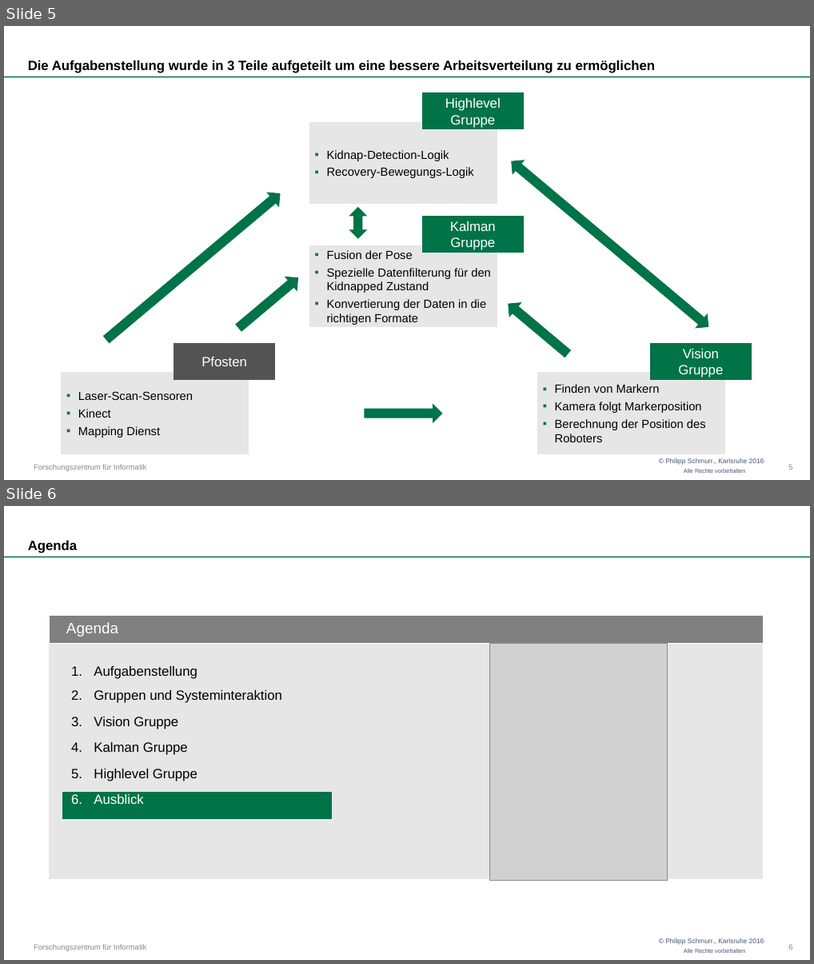
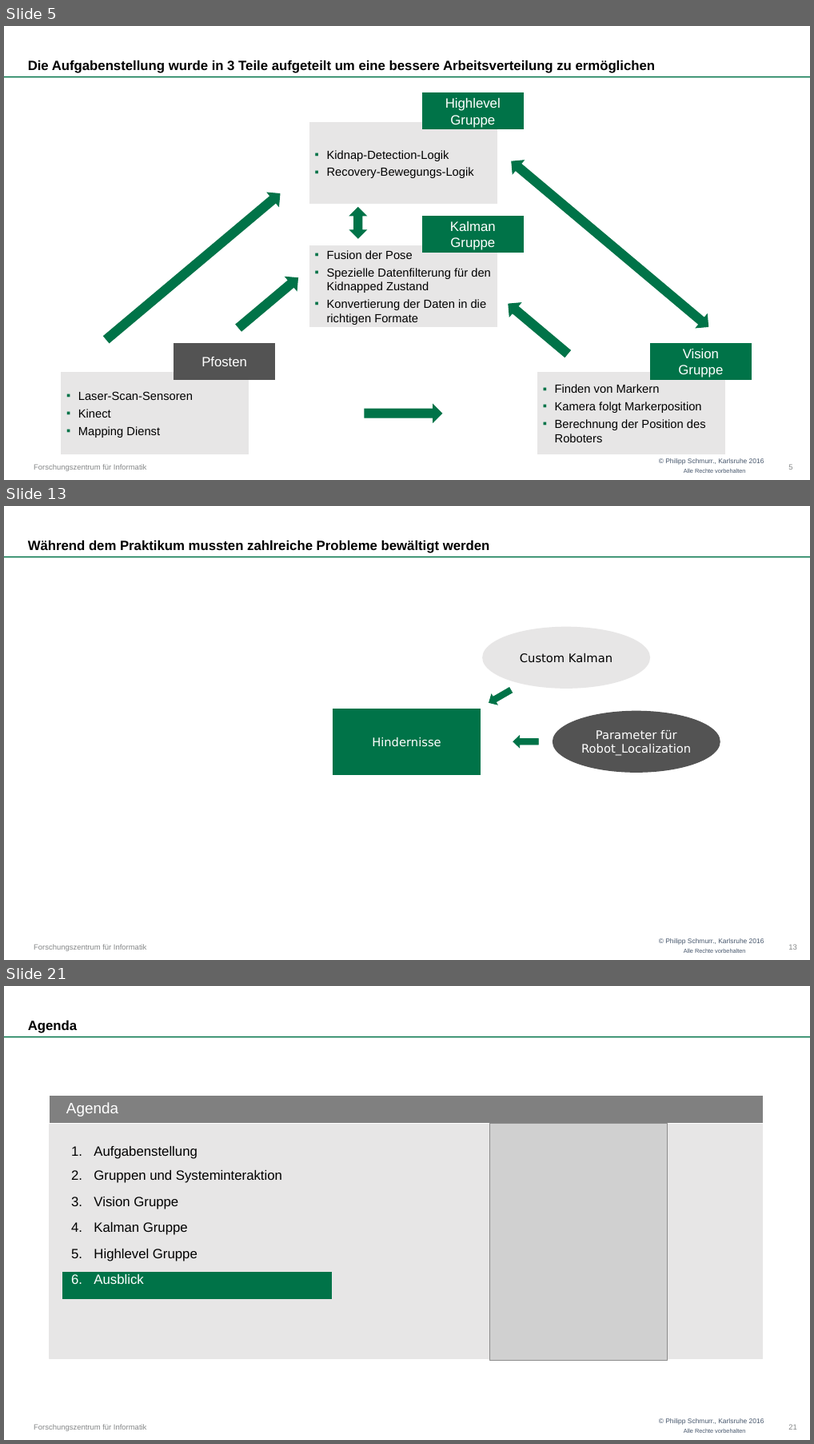
Before and after one commit to OtonoKakuei/robprak1516-documentation, a slide deck: robprak1516-presentation.pptx. Shown one above the other, each under a label of ours: slides 5 and 6 before the commit, slides 5, 13 and 21 after it; the slides between them are not shown. The pictures are 814x964 and 814x1444 pixels, drawn with LibreOffice and Linux fonts; fonts in the diff are those of the drawing; grey boxes stand for pictures; background and template pictures are left out. Boxes give left, top, right and bottom in pixels: in the first picture for what was removed or moved away, otherwise in the second. Text is boxed around its words. In the diff, an @@ line names an element or a change of style, - is before the commit and + after.

Commit message:
Updated kalman and general presentation. Kalman data already included in main presentation

```diff
--- a/robprak1516-presentation.pptx
+++ b/robprak1516-presentation.pptx
@@ slide 13 added at (4, 506, 810, 960), background #FFFFFF; not listed: 4 template elements that a slide beside it also shows @@
@@ title added at (28, 540, 490, 553), 16 pt, text #000000, bold @@
+Während dem Praktikum mussten zahlreiche Probleme bewältigt werden
@@ ellipse added at (483, 627, 650, 688), fill #E7E6E6, outline #E7E6E6 1.5 pt, 14 pt, text #000000 @@
+Custom Kalman
@@ right arrow added at (486, 685, 514, 708), fill #007348, outline #007348 0.75 pt @@
@@ rectangle added at (334, 708, 480, 774), fill #007348, outline #007348 1.5 pt, 14 pt, text #FFFFFF @@
+Hindernisse
@@ ellipse added at (554, 711, 720, 772), fill #525252, outline #525252 1.5 pt, 14 pt, text #FFFFFF @@
+Parameter für Robot_Localization
@@ right arrow added at (514, 736, 538, 748), fill #007348, outline #007348 0.75 pt @@
@@ page number added at (789, 944, 798, 949), 9 pt, text #868889 @@
+13
@@ what was slide 6 is now slide 21 @@
@@ page number at (789, 1424, 798, 1429): text changed @@
-6
+21
```
Also in this commit, not shown: 2 slides changed, 14 other slides added, 1 other file.
